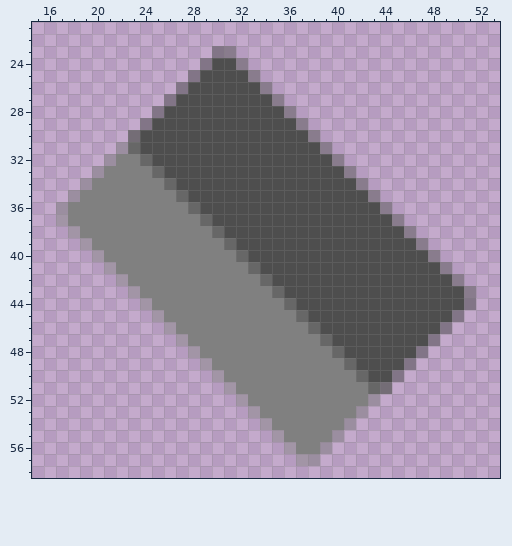
Pixel-art sprite: img/westEastDeadStart.png. Above, as it was before the edit.
The file is 64x64 pixels. Shown: x 15..53, y 21..58.
New version:
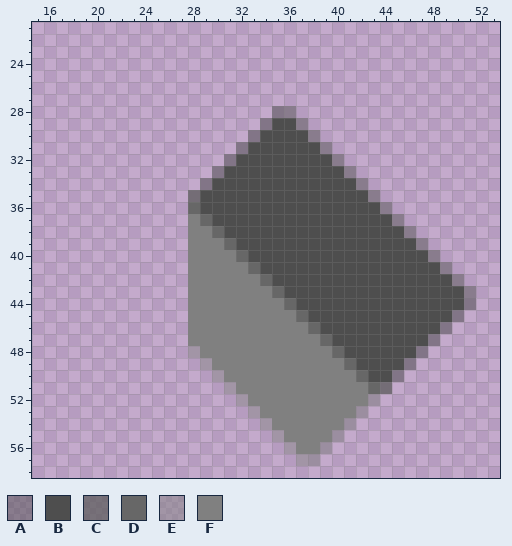
Palette (. is transparent): A #4e4e4e80  B #4e4e4e  C #5e5e5ec0  D #676767  E #80808080  F #808080
The commit says: Fix : Start and end of walls
Change:
y 23: x 30..31 AA -> ..
y 24: x 29..32 ABBA -> ....
y 25: x 28..33 ABBBBA -> ......
y 26: x 27..34 ABBBBBBA -> ........
y 27: x 26..35 ABBBBBBBBA -> ..........
y 28: x 25..35 ABBBBBBBBBB -> ..........A
y 29: x 24..34 ABBBBBBBBBB -> ..........A
y 30: x 23..33 CBBBBBBBBBB -> ..........A
y 31: x 22..32 EDBBBBBBBBB -> ..........A
y 32: x 21..31 EFFDBBBBBBB -> ..........A
y 33: x 20..30 EFFFFDBBBBB -> ..........A
y 34: x 19..29 EFFFFFFDBBB -> ..........A
y 35: x 18..28 EFFFFFFFFDB -> ..........C
y 36..37: x 17..27 EFFFFFFFFFF -> ...........
y 38: x 18..27 EFFFFFFFFF -> ..........
y 39: x 19..27 EFFFFFFFF -> .........
y 40: x 20..27 EFFFFFFF -> ........
y 41: x 21..27 EFFFFFF -> .......
y 42: x 22..27 EFFFFF -> ......
y 43: x 23..27 EFFFF -> .....
y 44: x 24..27 EFFF -> ....
y 45: x 25..27 EFF -> ...
y 46: x 26..27 EF -> ..
y 47: x 27 E -> .
Changed places in both pictures, as pixel boxes (x1, y1, x2, y2):
changed: (56, 46, 284, 346)
